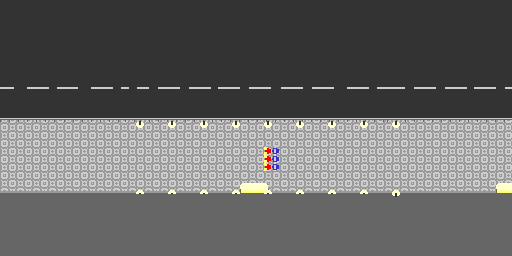
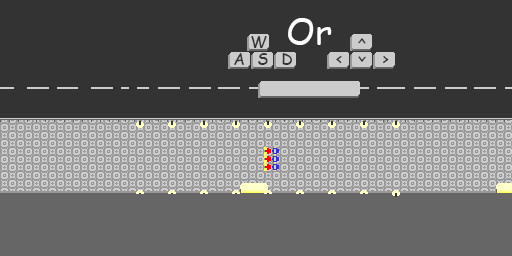
The second (512, 256) image is a revision of the first. Changes to its layers:
added group "Keys" with 3 layers above "Dialog" over [left=228, top=34, right=395, bottom=98]
added layer "Space" in group "Keys" over [left=258, top=81, right=360, bottom=98]
added layer "Arrows" in group "Keys" over [left=327, top=34, right=395, bottom=69]
added layer "WASD" in group "Keys" over [left=228, top=34, right=296, bottom=69]
added group "Dialog" with 4 layers above "Roof" over [left=228, top=18, right=395, bottom=98]
added layer "Or" in group "Dialog" over [left=288, top=18, right=332, bottom=45]
